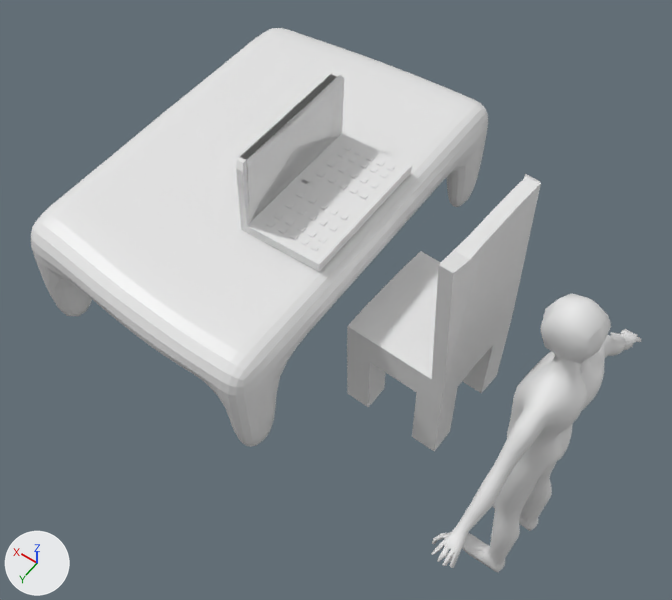
What one commit did to the Blender file BASEmodel.blend.
Both versions are drawn from a 50 mm camera at (-11.92, 15.55, 22.39) aimed at (-1.35, 0.75, -0.86). The lights are fixed; the arrows at lower left show +X, +Y and +Z.
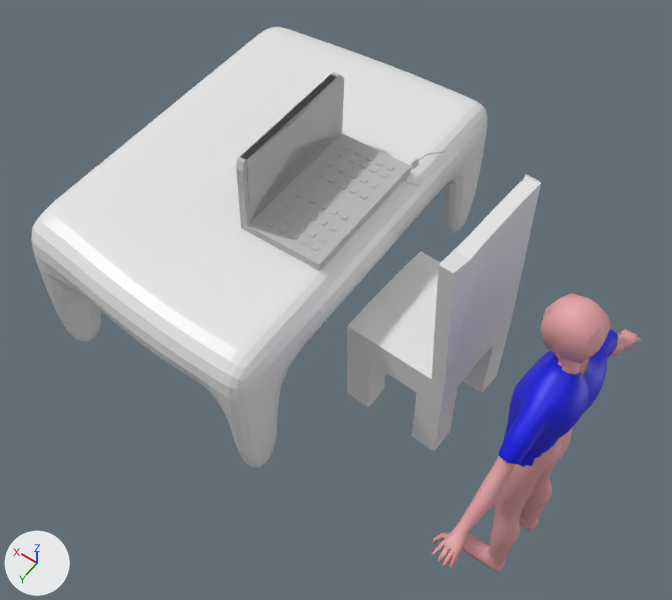
Location of each change, (x1, y1, x2, y2) in pixels of the pictures (672 x 600 px):
'Cube.004', moved, rescaled
    before: (31, 28, 488, 447)
    after: (31, 27, 487, 468)
'Cube', recoloured (grey to pink)
    both: (432, 293, 641, 573)
'Cube.005', added (blue)
    after: (499, 329, 618, 470)
'Cube.002', added
    after: (404, 151, 445, 186)
part 1 of me_cube_003, recoloured
    both: (236, 72, 411, 271)

Patch to the scene script:
```diff
--- a/BASEmodel.blend.py
+++ b/BASEmodel.blend.py
@@ mat_material_002 @@
+mat_material_002 = principled_material('Material.002')
+mat_material_002.base_color = (0.5, 0.5, 0.5)  # grey #bcbcbc
@@ mat_human @@
+mat_human = principled_material('HUMAN')
+mat_human.base_color = (0.8, 0.367, 0.382)  # pink #e7a3a6
@@ mat_blue @@
+mat_blue = principled_material('BLUE')
+mat_blue.base_color = (0.00213, 0.0039, 0.8)  # blue #070de7
@@ me_cube_001 @@
 me_cube_001.from_pydata(...)  # 2399 vertices, 2556 faces, 12 loose edges; spans x -1.81..1.81, y -0.37..0.33, z 0.12..4.95
+me_cube_001.materials.append(mat_human)  # pink #e7a3a6
@@ me_cube_003 @@
 # used by ob_cube_003; location = (-0.72, 0.2, 3.16); rotation_euler = (0.0, 0.0, -1.562), in degrees (0, 0, -89); scale = (-2.28, -1.25, -0.151)
-me_cube_003.from_pydata(...)  # 608 vertices, 547 faces, 2 loose edges; spans x -1.0..1.0, y -1.1..1.1, z -14.6..2.7
+me_cube_003.from_pydata(...)  # 608 vertices, 548 faces, 2 loose edges; spans x -1.0..1.0, y -1.1..1.1, z -14.6..2.7
+# me_cube_003 part 1: 547 faces spanning x -1.0..1.0, y -1.1..1.1, z -14.6..2.7 switch from no material to mat_material_002 (grey #bcbcbc)
@@ me_cube_006 @@
+me_cube_006.from_pydata(...)  # 389 vertices, 364 faces; spans x -0.1..0.98, y -0.31..0.34, z 2.17..4.28
+me_cube_006.polygons.foreach_set('use_smooth', [True] * 364)
+me_cube_006.materials.append(mat_blue)  # blue #070de7
@@ me_cube_005 @@
+me_cube_005.from_pydata(...)  # 26 vertices, 12 faces; spans x -0.274..0.274, y -0.058..0.179, z -0.039..0.039
+me_cube_005.materials.append(mat_material_002)  # grey #bcbcbc
@@ ob_cube_004 @@
 ob_cube_004 = bpy.data.objects.new('Cube.004', me_cube_004)
-ob_cube_004.location = (-0.56, 0.0, 0.44)
+ob_cube_004.location = (-0.56, 0.0, -0.26)
 ob_cube_004.rotation_euler = (0.0, 0.0, -1.56)  # degrees (0, 0, -89)
-ob_cube_004.scale = (6.74, 1.97, 0.221)
+ob_cube_004.scale = (6.74, 1.97, 0.295)
 _m = ob_cube_004.modifiers.new('Subdivision', 'SUBSURF')
@@ ob_cube_005 @@
+ob_cube_005 = bpy.data.objects.new('Cube.005', me_cube_006)
+ob_cube_005.location = (-8.88, 1.42, -8.12)
+ob_cube_005.rotation_euler = (0.0, 0.0, 1.47)  # degrees (0, 0, 84)
+ob_cube_005.scale = (2.69, 2.89, 2.69)
+_m = ob_cube_005.modifiers.new('Mirror', 'MIRROR')
+_m.use_clip = True
@@ ob_cube_002 @@
+ob_cube_002 = bpy.data.objects.new('Cube.002', me_cube_005)
+ob_cube_002.location = (-3.83, 0.9, 6.33)
+ob_cube_002.rotation_euler = (0.204, -0.0201, 1.668)  # degrees (12, -1.2, 96)
+ob_cube_002.scale = (2.55, 2.74, 4.0)
```
